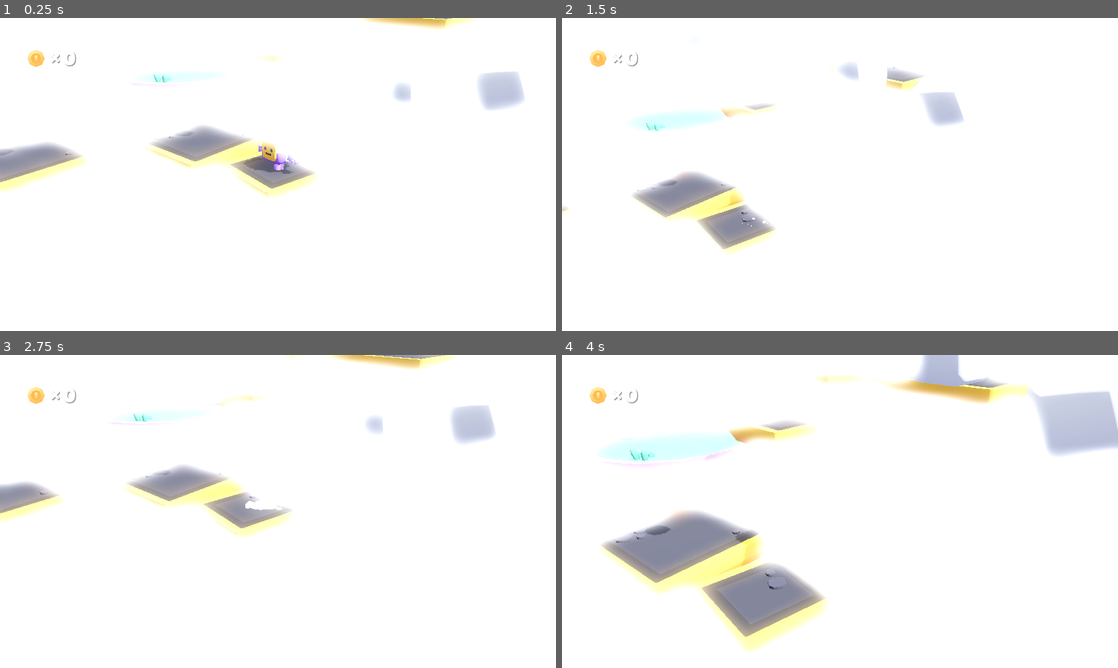
Above: before the commit, frames 1-4 (two rows, left to right).
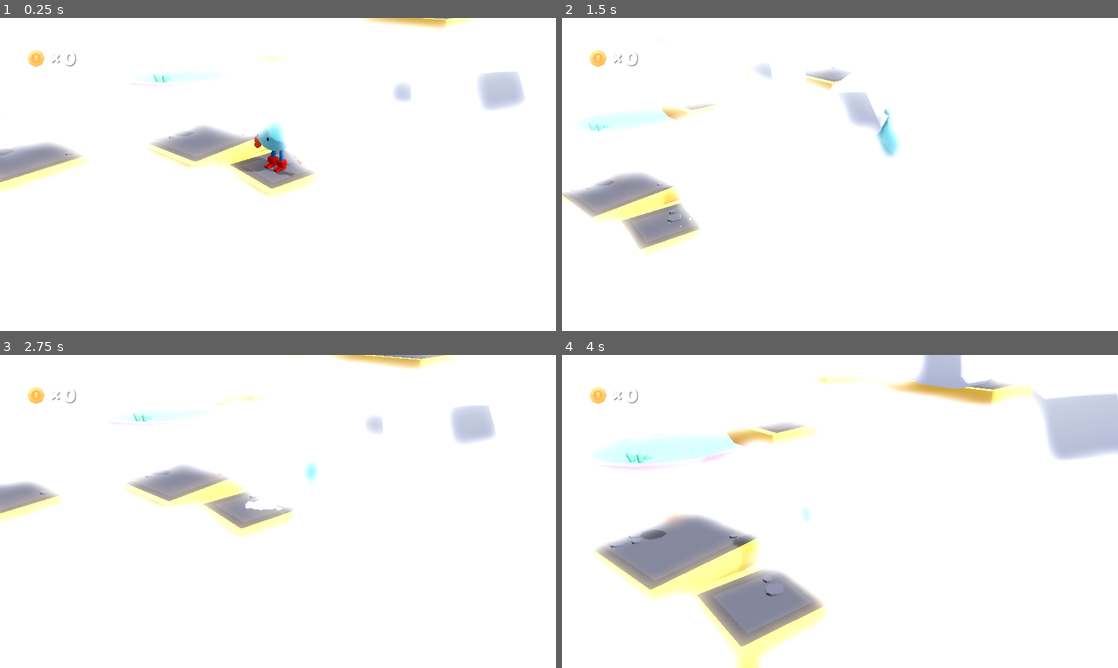
Above: after the commit, the same moments.

Repository: adriano-sudario/JosephLittleDrop
Game: Godot game, scene res://scenes/main.tscn
Same seed, same stepped clock (60 frames per second), same inputs: the game is played once before the commit and once after it.
Inputs:
- Up to frame 1 (0.25 s): no input
- Up to frame 2 (1.5 s): hold D (move_right) 0.53-1.28 s; hold Shift (run, bound only after the commit) 0.53-1.28 s; tap Space (jump) at 0.77, 0.8, 1.07, 1.35 s; hold S (move_back) from 1.28 s (still down)
- Up to frame 3 (2.75 s): tap Space (jump) at 1.52, 1.82, 2.3 s; tap Shift (run, bound only after the commit) at 1.55 s; release S (move_back) at 2.03 s; hold D (move_right) from 2.03 s (still down); tap Down (camera_down) at 2.1 s
- Up to frame 4 (4 s): release D (move_right) at 2.78 s; hold W (move_forward) 2.78-3.53 s; tap Left (camera_left) at 2.85 s; tap Space (jump) at 3.02, 3.32, 3.77, 3.8 s; tap Shift (run, bound only after the commit) at 3.05 s; hold A (move_left) from 3.53 s (still down); tap Right (camera_right) at 3.6 s

The runs differ from the first frame. In frame 1, 0.9% of the frame differs, in the area x 39-55%, y 33-51%; in frame 2, 9.4%, in the area x 0-73%, y 14-76%; in frame 3, 0.1%; in frame 4, 6.7%.

Commit message:
joseph little drop model added

Diff:
--- a/objects/player.gd
+++ b/objects/player.gd
@@ -7,6 +7,7 @@
 
 @export_subgroup("Properties")
 @export var movement_speed = 250
+@export var running_speed_multiplier = 1.75
 @export var jump_strength = 7
 @export var maximum_jumps = 2
 
@@ -19,6 +20,7 @@
 var rotation_direction: float
 var gravity := 0.0
 var was_on_floor := false
+var is_running := false
 var jumps_count := 0
 var coins := 0
 
@@ -55,20 +57,28 @@
 
 	if is_on_floor():
 		if abs(velocity.x) > 1 or abs(velocity.z) > 1:
-			animation.play("walk", 0.5)
+			if is_running:
+				animation.play("running", 0.5)
+			else:
+				animation.play("walk", 0.5)
+
 			particles_trail.emitting = true
 			sound_footsteps.stream_paused = false
 		else:
-			animation.play("idle", 0.5)
-	else:
-		animation.play("jump", 0.5)
+			animation.play("Idle", 0.5)
+#	else:
+#		animation.play("jump", 0.5)
 
 func handle_controls(delta):
 	var input := Vector3.ZERO
 	input.x = Input.get_axis("move_left", "move_right")
 	input.z = Input.get_axis("move_forward", "move_back")
 	input = input.rotated(Vector3.UP, view.rotation.y).normalized()
+	is_running = Input.is_action_pressed("run")
 	movement_velocity = input * movement_speed * delta
+
+	if is_running:
+		movement_velocity *= running_speed_multiplier
 
 	if Input.is_action_just_pressed("jump") and can_jump():
 		Audio.play("res://sounds/jump.ogg")
--- a/objects/player.tscn
+++ b/objects/player.tscn
@@ -1,7 +1,7 @@
 [gd_scene load_steps=9 format=3 uid="uid://dl2ed4gkybggf"]
 
 [ext_resource type="Script" path="res://objects/player.gd" id="1_404yt"]
-[ext_resource type="PackedScene" uid="uid://c0e27836xgmhi" path="res://objects/character.tscn" id="2_nero3"]
+[ext_resource type="PackedScene" uid="uid://c35nmk7h2ekl6" path="res://models/zegotolinhawithanimations.glb" id="2_tqn5g"]
 [ext_resource type="Texture2D" uid="uid://8ggihh27mlrr" path="res://sprites/blob_shadow.png" id="3_0c7wt"]
 [ext_resource type="ArrayMesh" uid="uid://deu06eho4c74" path="res://meshes/dust.res" id="4_mvhqy"]
 [ext_resource type="AudioStream" uid="uid://cydjn1ct3hps2" path="res://sounds/walking.ogg" id="5_ics1s"]
@@ -31,22 +31,23 @@
 transform = Transform3D(1, 0, 0, 0, 1, 0, 0, 0, 1, 0, 0.55, 0)
 shape = SubResource("CapsuleShape3D_gdq8c")
 
-[node name="Character" parent="." instance=ExtResource("2_nero3")]
+[node name="Character" parent="." instance=ExtResource("2_tqn5g")]
 
-[node name="leg-left" parent="Character/character2/root" index="0"]
-transform = Transform3D(0.965926, 0, 0.258819, 0, 1, 0, -0.258819, 0, 0.965926, 0.125, 0.17625, -0.02375)
-
-[node name="leg-right" parent="Character/character2/root" index="1"]
-transform = Transform3D(0.965926, 0, -0.258819, 0, 1, 0, 0.258819, 0, 0.965926, -0.125, 0.17625, -0.02375)
-
-[node name="torso" parent="Character/character2/root" index="2"]
-transform = Transform3D(1, 0, 0, 0, 0.996195, 0.0871557, 0, -0.0871557, 0.996195, -1.80478e-15, 0.17625, -0.02375)
-
-[node name="arm-left" parent="Character/character2/root/torso" index="0"]
-transform = Transform3D(0.707107, 0.707107, 0, -0.707107, 0.707107, 0, 0, 0, 1, 0.3, 0.2, 0)
-
-[node name="arm-right" parent="Character/character2/root/torso" index="1"]
-transform = Transform3D(0.707107, -0.707107, 0, 0.707107, 0.707107, 0, 0, 0, 1, -0.3, 0.1445, 0)
+[node name="Skeleton3D" parent="Character/metarig" index="0"]
+transform = Transform3D(0.4, 0, 0, 0, 0.4, 0, 0, 0, 0.4, 0, 0, 0)
+bones/0/position = Vector3(0.00476349, 1.47964, -0.035538)
+bones/0/rotation = Quaternion(-0.0544476, 1.19032e-07, -6.49065e-09, 0.998517)
+bones/6/rotation = Quaternion(-0.0937119, -0.000174226, -0.0018497, 0.995598)
+bones/8/rotation = Quaternion(-0.0722378, 0.730963, 0.0157532, 0.678401)
+bones/9/rotation = Quaternion(-0.0277015, 0.000792129, -0.181334, 0.983031)
+bones/12/rotation = Quaternion(-0.041379, -0.734085, -0.0448961, 0.676307)
+bones/13/rotation = Quaternion(-0.0258136, -0.0013539, 0.28564, 0.957988)
+bones/17/rotation = Quaternion(0.983825, 0.0475688, -0.0071428, 0.172555)
+bones/18/rotation = Quaternion(0.358329, 0.0267421, 0.0187351, 0.933024)
+bones/19/rotation = Quaternion(-0.764997, -0.0228883, 0.0107699, 0.643537)
+bones/22/rotation = Quaternion(0.983825, -0.0475689, 0.0071432, 0.172555)
+bones/23/rotation = Quaternion(0.358329, -0.0267421, -0.0187351, 0.933024)
+bones/24/rotation = Quaternion(-0.764997, 0.0228883, -0.0107699, 0.643537)
 
 [node name="Shadow" type="Decal" parent="."]
 transform = Transform3D(1, 0, 0, 0, 1, 0, 0, 0, 1, 0, -0.9, 0)
--- a/project.godot
+++ b/project.godot
@@ -57,7 +57,13 @@
 jump={
 "deadzone": 0.5,
 "events": [Object(InputEventKey,"resource_local_to_scene":false,"resource_name":"","device":-1,"window_id":0,"alt_pressed":false,"shift_pressed":false,"ctrl_pressed":false,"meta_pressed":false,"pressed":false,"keycode":0,"physical_keycode":32,"key_label":0,"unicode":32,"echo":false,"script":null)
-, Object(InputEventJoypadButton,"resource_local_to_scene":false,"resource_name":"","device":-1,"button_index":1,"pressure":0.0,"pressed":true,"script":null)
+, Object(InputEventJoypadButton,"resource_local_to_scene":false,"resource_name":"","device":-1,"button_index":0,"pressure":0.0,"pressed":false,"script":null)
+]
+}
+run={
+"deadzone": 0.5,
+"events": [Object(InputEventKey,"resource_local_to_scene":false,"resource_name":"","device":0,"window_id":0,"alt_pressed":false,"shift_pressed":false,"ctrl_pressed":false,"meta_pressed":false,"pressed":false,"keycode":0,"physical_keycode":4194325,"key_label":0,"unicode":0,"echo":false,"script":null)
+, Object(InputEventJoypadButton,"resource_local_to_scene":false,"resource_name":"","device":-1,"button_index":9,"pressure":0.0,"pressed":false,"script":null)
 ]
 }
 camera_left={
--- /dev/null
+++ b/zegotolinhawithanimations.tscn
@@ -0,0 +1,20 @@
+[gd_scene load_steps=2 format=3 uid="uid://pvf8kld36o13"]
+
+[ext_resource type="PackedScene" uid="uid://c35nmk7h2ekl6" path="res://models/zegotolinhawithanimations.glb" id="1_kdioy"]
+
+[node name="zegotolinhawithanimations" instance=ExtResource("1_kdioy")]
+
+[node name="Skeleton3D" parent="metarig" index="0"]
+bones/0/position = Vector3(0.00476349, 1.47964, -0.035538)
+bones/0/rotation = Quaternion(-0.0544476, 1.19032e-07, -6.49065e-09, 0.998517)
+bones/6/rotation = Quaternion(-0.0937119, -0.000174226, -0.0018497, 0.995598)
+bones/8/rotation = Quaternion(-0.0722378, 0.730963, 0.0157532, 0.678401)
+bones/9/rotation = Quaternion(-0.0277015, 0.000792129, -0.181334, 0.983031)
+bones/12/rotation = Quaternion(-0.041379, -0.734085, -0.0448961, 0.676307)
+bones/13/rotation = Quaternion(-0.0258136, -0.0013539, 0.28564, 0.957988)
+bones/17/rotation = Quaternion(0.983825, 0.0475688, -0.0071428, 0.172555)
+bones/18/rotation = Quaternion(0.358329, 0.0267421, 0.0187351, 0.933024)
+bones/19/rotation = Quaternion(-0.764997, -0.0228883, 0.0107699, 0.643537)
+bones/22/rotation = Quaternion(0.983825, -0.0475689, 0.0071432, 0.172555)
+bones/23/rotation = Quaternion(0.358329, -0.0267421, -0.0187351, 0.933024)
+bones/24/rotation = Quaternion(-0.764997, 0.0228883, -0.0107699, 0.643537)
Binary file added: models/zegotolinhawithanimations.glb
Not shown, added: models/zegotolinhawithanimations.glb.import
